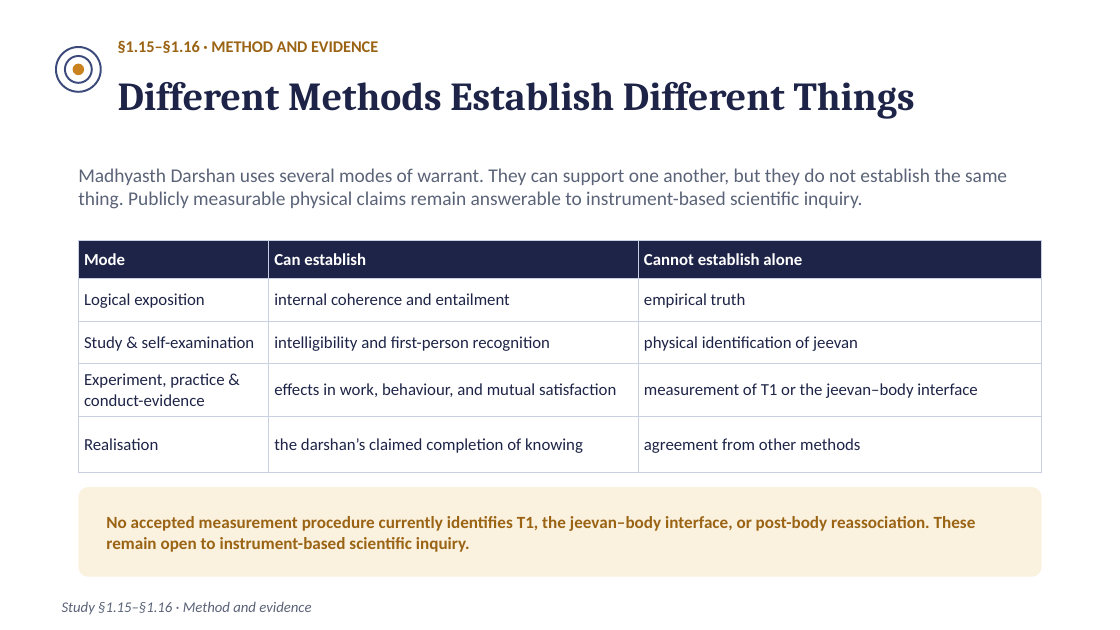
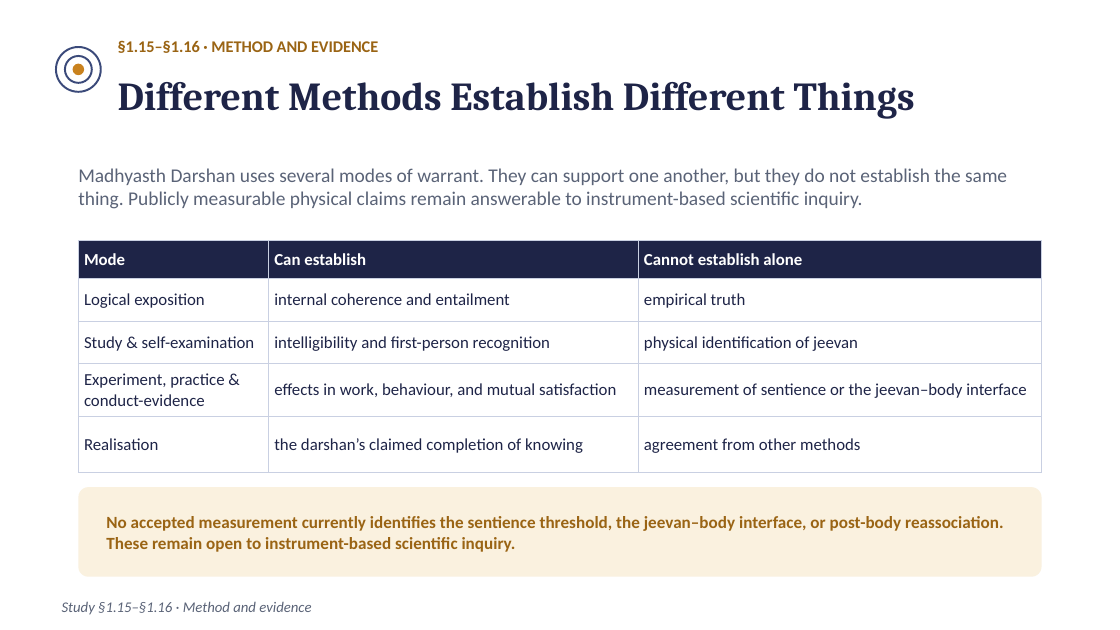
Before and after one commit to raghavamohan/AnalyticMadhyasthDarshan, a slide deck: slide 27 of Studies/The-Ontology-of-Coexistence/The-Ontology-of-Existence-Madhyasth-Darshan.pptx. Drawn at 1120x630 pixels with LibreOffice and Linux fonts; fonts in the diff are those of the drawing. Boxes give left, top, right and bottom in pixels: in the first picture for what was removed or moved away, otherwise in the second. Text is boxed around its words. In the diff, an @@ line names an element or a change of style, - is before the commit and + after.

```diff
--- a/Studies/The-Ontology-of-Coexistence/The-Ontology-of-Existence-Madhyasth-Darshan.pptx
+++ b/Studies/The-Ontology-of-Coexistence/The-Ontology-of-Existence-Madhyasth-Darshan.pptx
@@ table at (x1=78, y1=241, x2=1042, y2=463) @@
-row 4, column 3: measurement of T1 or the jeevan–body interface
+row 4, column 3: measurement of sentience or the jeevan–body interface
@@ text at (x1=106, y1=516, x2=1004, y2=552): text changed @@
-No accepted measurement procedure currently identifies T1, the jeevan–body interface, or post-body reassociation. These remain open to instrument-based scientific inquiry.
+No accepted measurement currently identifies the sentience threshold, the jeevan–body interface, or post-body reassociation. These remain open to instrument-based scientific inquiry.
```
Also in this commit, not shown: 4 other slides changed, 3 other files.
